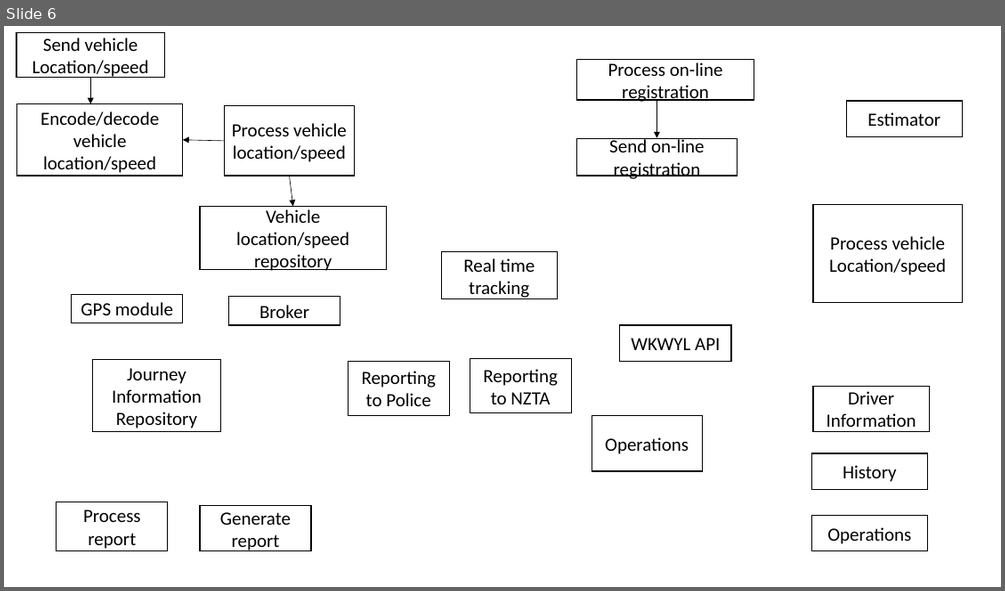
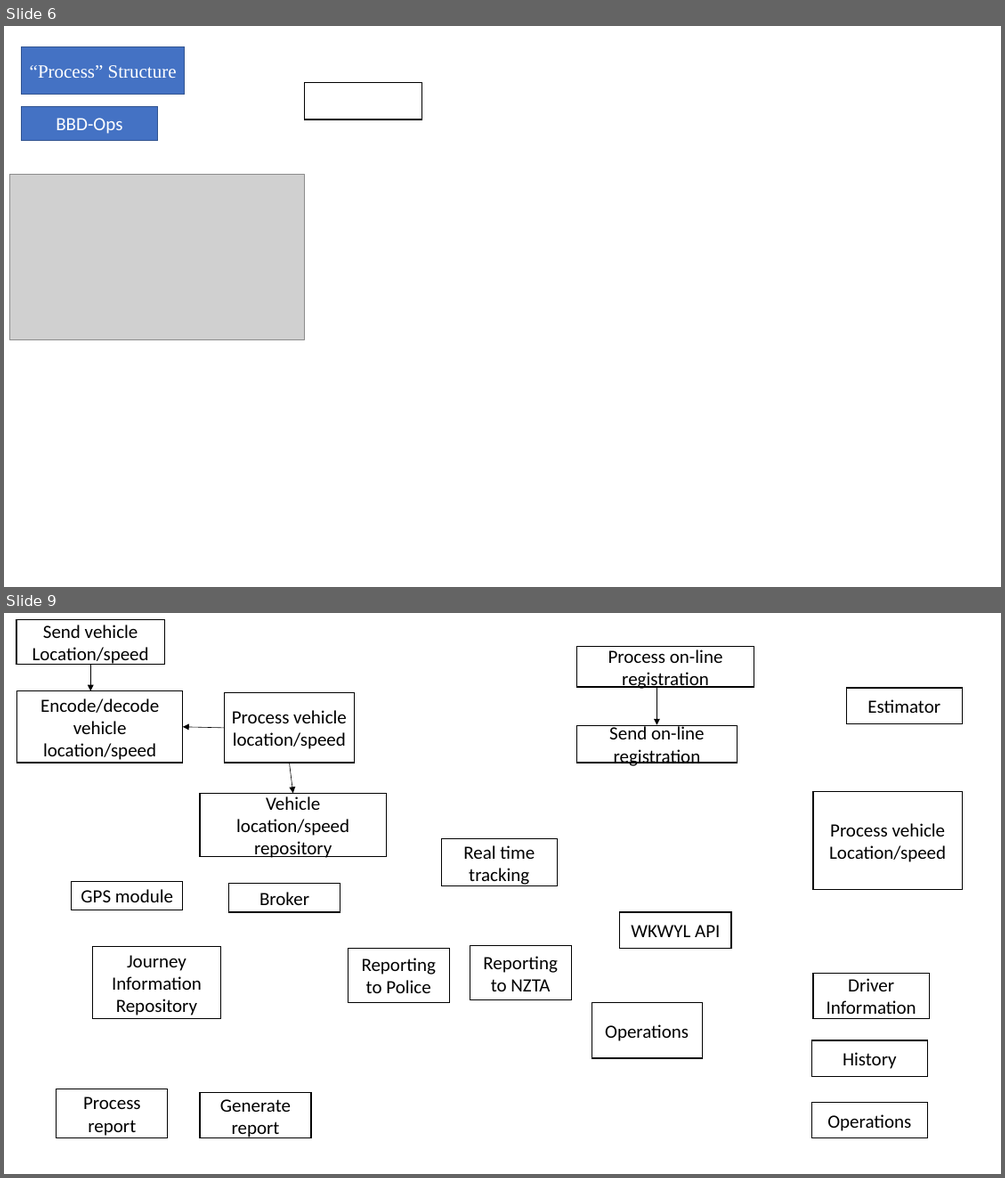
Before and after one commit to st970703/Software_Architecture_Report, a slide deck: Big Brother Driver Diagrams.pptx. Shown one above the other, each under a label of ours: slide 6 before the commit, slides 6 and 9 after it; the slides between them are not shown. The pictures are 1005x591 and 1005x1178 pixels, drawn with LibreOffice and Linux fonts; fonts in the diff are those of the drawing; grey boxes stand for pictures. Boxes give left, top, right and bottom in pixels: in the first picture for what was removed or moved away, otherwise in the second. Text is boxed around its words. In the diff, an @@ line names an element or a change of style, - is before the commit and + after.

Commit message:
started process struct

```diff
--- a/Big Brother Driver Diagrams.pptx
+++ b/Big Brother Driver Diagrams.pptx
@@ slide 6 added at (4,26,1001,587), background #FFFFFF @@
@@ rectangle added at (21,47,184,94), fill #4472C4, outline #325491 1 pt, 18 pt, text #FFFFFF @@
+“Process” Structure
@@ rectangle added at (305,83,422,119), fill #FFFFFF, outline #000000 1 pt @@
@@ rectangle added at (21,107,157,141), fill #4472C4, outline #325491 1 pt, 18 pt, text #FFFFFF @@
+BBD-Ops
@@ picture added at (10,174,305,339) @@
@@ what was slide 6 is now slide 9 @@
```
Also in this commit, not shown: 4 slides changed, 3 other slides added, 1 slide removed, 2 other files.
